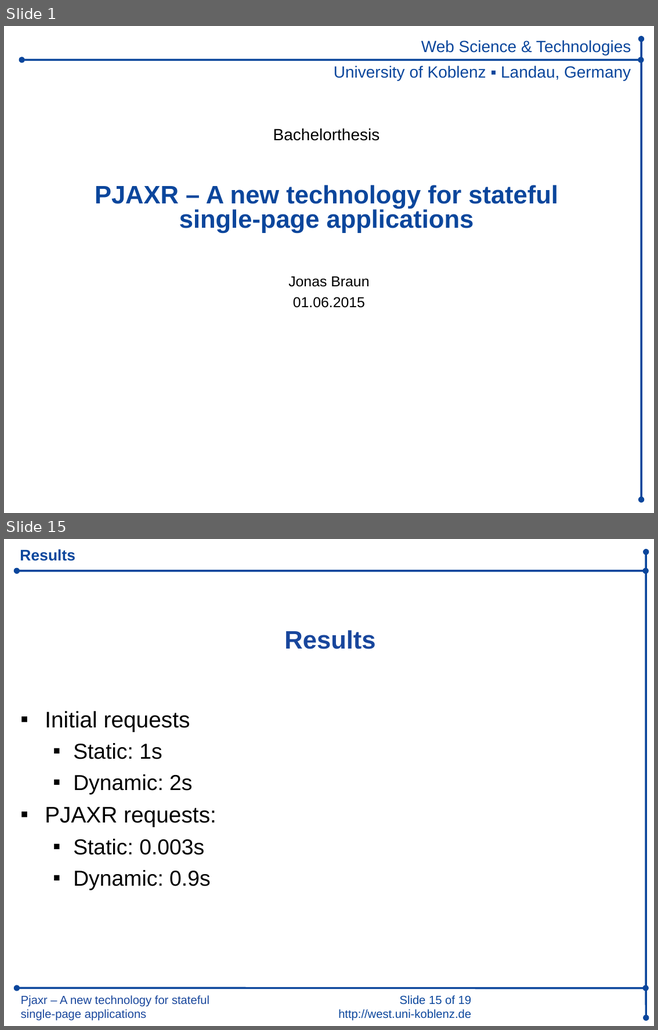
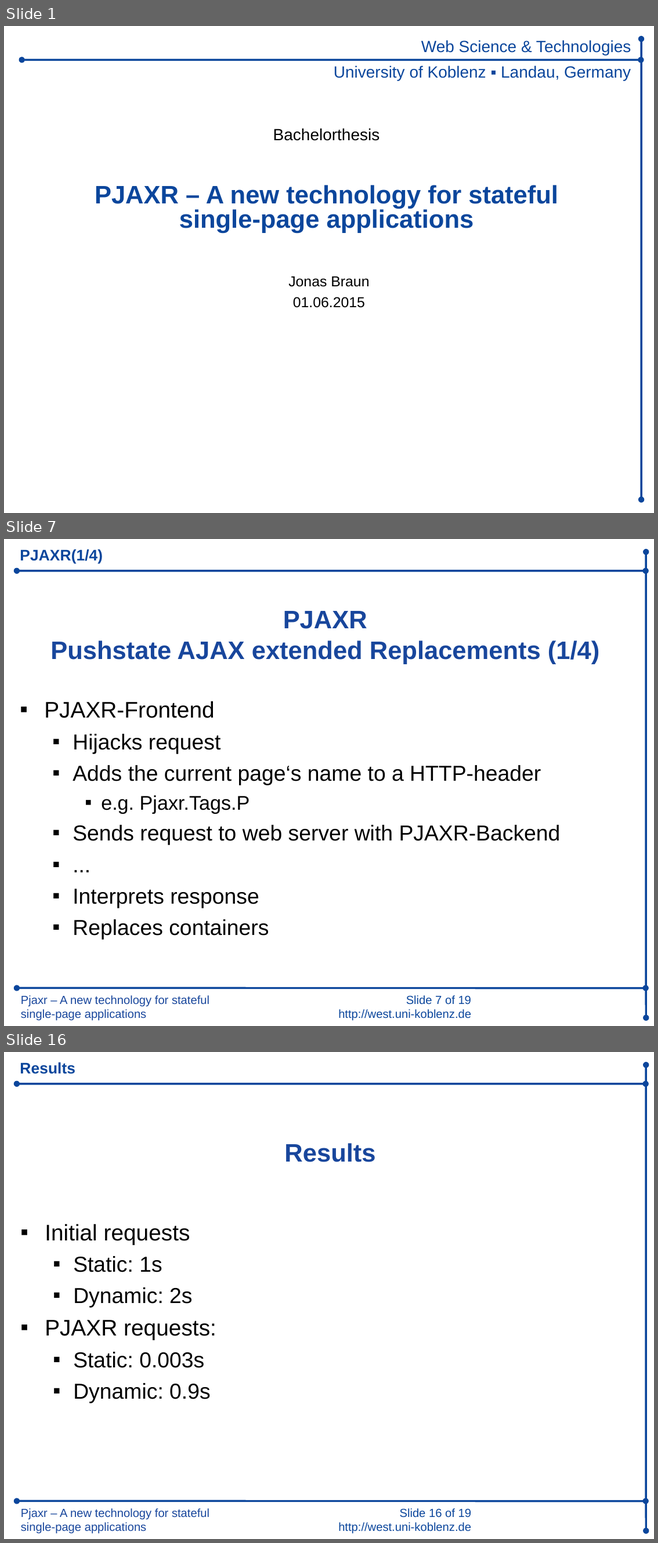
Before and after one commit to iekadou/bachelor-thesis, a slide deck: colloquium/colloquium.ppt. Shown one above the other, each under a label of ours: slides 1 and 15 before the commit, slides 1, 7 and 16 after it; the slides between them are not shown. The pictures are 658x1030 and 658x1543 pixels, drawn with LibreOffice and Linux fonts; fonts in the diff are those of the drawing; background and template pictures are left out. Boxes give left, top, right and bottom in pixels: in the first picture for what was removed or moved away, otherwise in the second. Text is boxed around its words. In the diff, an @@ line names an element or a change of style, - is before the commit and + after.

```diff
--- a/colloquium/colloquium.ppt
+++ b/colloquium/colloquium.ppt
@@ slide 7 added at (4,539,654,1026), background #FFFFFF; not listed: 5 template elements that a slide beside it also shows @@
@@ title added at (20,549,103,564), 17 pt, text #0B469C, bold @@
+PJAXR(1/4)
@@ text added at (50,611,599,664), 28 pt, text #18469C, bold @@
+PJAXR
+Pushstate AJAX extended Replacements (1/4)
@@ text added at (44,701,560,940), 24 pt, text #000000 @@
+▪ PJAXR-Frontend
+  ▪ Hijacks request
+  ▪ Adds the current page‘s name to a HTTP-header
+    ▪ e.g. Pjaxr.Tags.P
+  ▪ Sends request to web server with PJAXR-Backend
+  ▪ ...
+  ▪ Interprets response
+  ▪ Replaces containers
@@ what was slide 15 is now slide 16 @@
@@ text at (338,1508,471,1534): text changed @@
-Slide 15 of 19
-http://west.uni-koblenz.de
+Slide 16 of 19
+http://west.uni-koblenz.de
```
Also in this commit, not shown: 14 slides changed, 2 other slides added, 1 slide removed, 2 other files.
